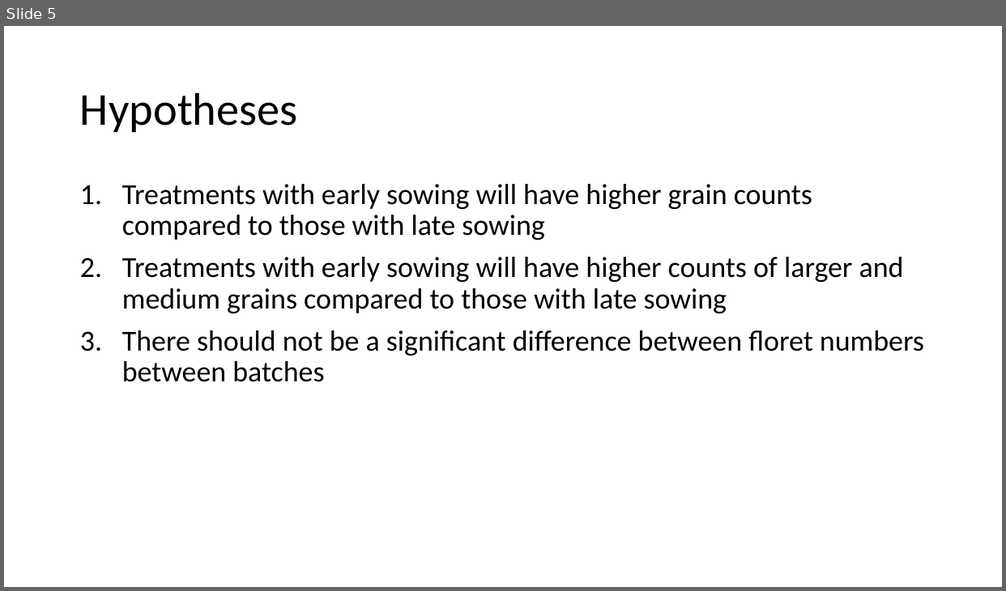
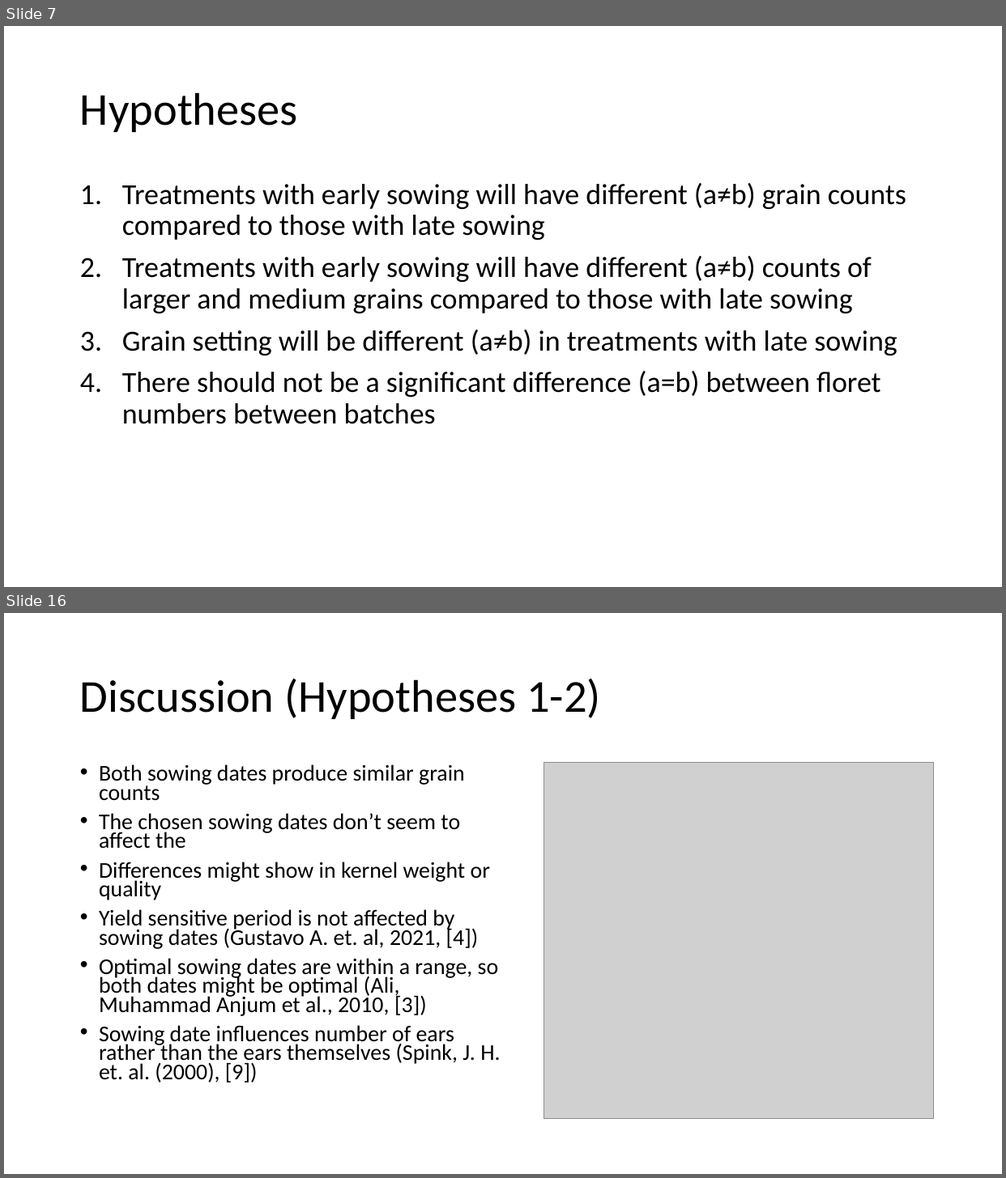
Before and after one commit to WasellaN/Ear_Project_Nouri, a slide deck: Presentation_Nouri.pptx. Shown one above the other, each under a label of ours: slide 5 before the commit, slides 7 and 16 after it; the slides between them are not shown. The pictures are 1006x591 and 1006x1178 pixels, drawn with LibreOffice and Linux fonts; fonts in the diff are those of the drawing; grey boxes stand for pictures. Boxes give left, top, right and bottom in pixels: in the first picture for what was removed or moved away, otherwise in the second. Text is boxed around its words. In the diff, an @@ line names an element or a change of style, - is before the commit and + after.

```diff
--- a/Presentation_Nouri.pptx
+++ b/Presentation_Nouri.pptx
@@ slide 16 added at [4,613,1002,1174], background #FFFFFF @@
@@ title added at [80,679,601,719], 44 pt, text #000000 @@
+Discussion (Hypotheses 1-2)
@@ text added at [99,764,500,1083], 21.7 pt, text #000000 @@
+• Both sowing dates produce similar grain counts
+• The chosen sowing dates don’t seem to affect the
+• Differences might show in kernel weight or quality
+• Yield sensitive period is not affected by sowing dates (Gustavo A. et. al, 2021, [4])
+• Optimal sowing dates are within a range, so both dates might be optimal (Ali, Muhammad Anjum et al., 2010, [3])
+• Sowing date influences number of ears rather than the ears themselves (Spink, J. H. et. al. (2000), [9])
@@ picture added at [544,762,934,1118] @@
@@ what was slide 5 is now slide 7 @@
@@ slide 7 changed as well @@
@@ text at [122,183,906,425]: text changed @@
-1. Treatments with early sowing will have higher grain counts compared to those with late sowing
-2. Treatments with early sowing will have higher counts of larger and medium grains compared to those with late sowing
-3. There should not be a significant difference between floret numbers between batches
+1. Treatments with early sowing will have different (a≠b) grain counts compared to those with late sowing
+2. Treatments with early sowing will have different (a≠b) counts of larger and medium grains compared to those with late sowing
+3. Grain setting will be different (a≠b) in treatments with late sowing
+4. There should not be a significant difference (a=b) between floret numbers between batches
```
Also in this commit, not shown: 2 other slides changed, 14 other slides added, 13 other files.
